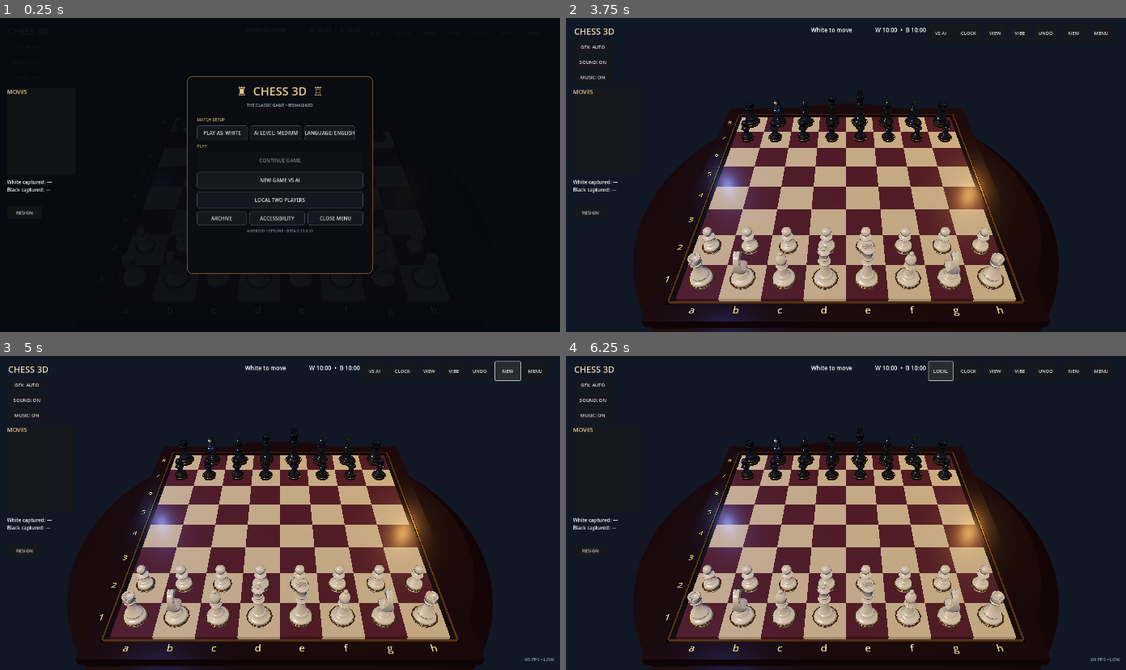
Above: before the commit, frames 1-4 (two rows, left to right).
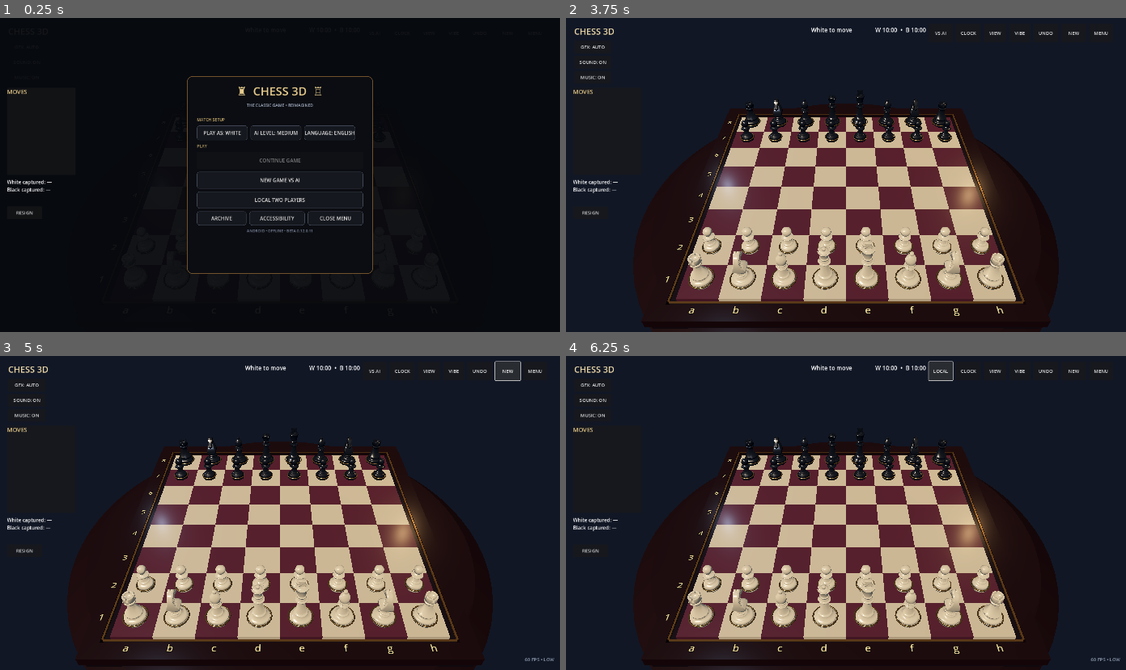
Above: after the commit, the same moments.

Repository: redxbox/chess-3d
Game: Godot game, scene res://src/main/main.tscn
Same seed, same stepped clock (60 frames per second), same inputs: the game is played once before the commit and once after it.
Inputs:
- Up to frame 1 (0.25 s): no input
- Up to frame 2 (3.75 s): click "PLAY AS: WHITE" at 0.5 s; click "PLAY AS: BLACK" at 1.25 s; click "PLAY AS: WHITE" at 2 s; click "PLAY AS: BLACK" at 2.75 s; click "NEW GAME VS AI" at 3.5 s
- Up to frame 3 (5 s): click "NEW" at 4.25 s
- Up to frame 4 (6.25 s): click "NEW" at 5 s; click "VS AI" at 5.75 s

The runs differ from the first frame. In frame 1, less than 0.1% of the frame differs, in the area x 55-56%, y 67-69%; in frame 2, 1.3%, in the area x 21-79%, y 24-87%; in frame 3, 1.3%; in frame 4, 1.3%.

Commit message:
Refine premium piece materials and studio lighting
Co-authored-by: arena-agent <297053741+arena-agent@users.noreply.github.com>

Diff:
--- a/src/main/main.gd
+++ b/src/main/main.gd
@@ -37,6 +37,9 @@
 var _mesh_cache: Dictionary = {}
 var _board_light_material: StandardMaterial3D
 var _board_dark_material: StandardMaterial3D
+var _piece_ivory_material: StandardMaterial3D
+var _piece_obsidian_material: StandardMaterial3D
+var _piece_gold_material: StandardMaterial3D
 var selected := Vector2i(-1, -1)
 var selected_moves: Array[Dictionary] = []
 var last_move: Dictionary = {}
@@ -109,6 +112,7 @@
 
 func _ready() -> void:
 	_setup_environment()
+	_setup_piece_materials()
 	decor_root.name = "EnvironmentDetails"
 	coordinates_root.name = "BoardCoordinates"
 	board.add_child(decor_root)
@@ -170,8 +174,8 @@
 	environment.background_mode = Environment.BG_COLOR
 	environment.background_color = Color("111725")
 	environment.ambient_light_source = Environment.AMBIENT_SOURCE_COLOR
-	environment.ambient_light_color = Color("7180a0")
-	environment.ambient_light_energy = 0.32
+	environment.ambient_light_color = Color("8993a4")
+	environment.ambient_light_energy = 0.38
 	environment.tonemap_mode = Environment.TONE_MAPPER_FILMIC
 	$WorldEnvironment.environment = environment
 	# Warm/cool studio rim lights create readable silhouettes without expensive
@@ -179,17 +183,31 @@
 	var warm_rim := OmniLight3D.new()
 	warm_rim.name = "WarmRimLight"
 	warm_rim.position = Vector3(5.5, 4.2, -4.0)
-	warm_rim.light_color = Color("ffb35f")
-	warm_rim.light_energy = 0.62
+	warm_rim.light_color = Color("e9bb82")
+	warm_rim.light_energy = 0.40
 	warm_rim.omni_range = 11.0
 	add_child(warm_rim)
 	var cool_rim := OmniLight3D.new()
 	cool_rim.name = "CoolRimLight"
 	cool_rim.position = Vector3(-5.0, 3.2, -3.5)
-	cool_rim.light_color = Color("789cff")
-	cool_rim.light_energy = 0.38
+	cool_rim.light_color = Color("9aacca")
+	cool_rim.light_energy = 0.27
 	cool_rim.omni_range = 10.0
 	add_child(cool_rim)
+
+
+func _setup_piece_materials() -> void:
+	# Create the three premium materials once. All 32 ModelInstances share these
+	# resources, preventing per-move allocations and shader recompilation.
+	_piece_ivory_material = _luxury_piece_material(Color("d8c9aa"), 0.31, 0.02)
+	_piece_ivory_material.metallic_specular = 0.46
+	_piece_ivory_material.clearcoat_roughness = 0.18
+	_piece_obsidian_material = _luxury_piece_material(Color("171d27"), 0.24, 0.16)
+	_piece_obsidian_material.metallic_specular = 0.72
+	_piece_obsidian_material.clearcoat_roughness = 0.13
+	_piece_gold_material = _luxury_piece_material(Color("c3a064"), 0.30, 0.88)
+	_piece_gold_material.metallic_specular = 0.58
+	_piece_gold_material.clearcoat_roughness = 0.22
 
 
 func _create_board() -> void:
@@ -295,22 +313,15 @@
 
 
 func _create_pieces() -> void:
-	_mesh_cache.clear()
 	for child in pieces_root.get_children():
 		child.queue_free()
-	# High-contrast crystal/onyx materials inspired by luxury glass sets. The
-	# supplied reference sheet is not a tileable texture, so its visual language
-	# is reproduced with mobile-friendly PBR materials and gold accent geometry.
-	var crystal := _luxury_piece_material(Color("d8d1c2"), 0.28, 0.04)
-	var onyx := _luxury_piece_material(Color("202631"), 0.18, 0.38)
-	var gold := _luxury_piece_material(Color("c58a32"), 0.20, 0.82, false)
 	var names := {"p": "pawn", "r": "rook", "n": "knight", "b": "bishop", "q": "queen", "k": "king"}
 	for rank in BOARD_SIZE:
 		for file in BOARD_SIZE:
 			var code: String = game.board[rank][file]
 			if code != "":
 				var is_white := code == code.to_upper()
-				_add_piece(names[code.to_lower()], file, rank, is_white, crystal if is_white else onyx, gold)
+				_add_piece(names[code.to_lower()], file, rank, is_white, _piece_ivory_material if is_white else _piece_obsidian_material, _piece_gold_material)
 
 
 func _add_piece(kind: String, file: int, rank: int, is_white: bool, material: Material, accent: Material) -> void:
@@ -355,7 +366,7 @@
 
 func _add_torus(parent: Node3D, radius: float, tube: float, y: float, material: Material) -> void:
 	var mesh_instance := MeshInstance3D.new()
-	var segments := 12 if _effective_graphics_quality() == "low" else (18 if _effective_graphics_quality() == "medium" else 24)
+	var segments := 16 if _effective_graphics_quality() == "low" else (24 if _effective_graphics_quality() == "medium" else 32)
 	var key := "torus:%s:%s:%d:%d" % [radius, tube, segments, material.get_instance_id()]
 	if not _mesh_cache.has(key):
 		var created := TorusMesh.new()
@@ -573,7 +584,7 @@
 	tools.add_child(_close_menu_button)
 
 	var version := Label.new()
-	version.text = "ANDROID • OFFLINE • BETA 0.12.0.10"
+	version.text = "ANDROID • OFFLINE • BETA 0.12.0.11"
 	version.horizontal_alignment = HORIZONTAL_ALIGNMENT_CENTER
 	version.add_theme_font_size_override("font_size", 13)
 	version.add_theme_color_override("font_color", Color(0.48, 0.52, 0.61, 1))
@@ -792,7 +803,7 @@
 
 func _create_information_windows() -> void:
 	_tutorial_window = _information_window("HOW TO PLAY", "[font_size=24][b]QUICK START[/b][/font_size]\n\n1. Tap one of y …(409 unchanged characters)…
-	_about_window = _information_window("ABOUT & LICENSES", "[font_size=24][b]Chess 3D  •  Version 0.12.0 Beta 10[/b][/font_size]\n\nAn offline-first 3D  …(505 unchanged characters)…
+	_about_window = _information_window("ABOUT & LICENSES", "[font_size=24][b]Chess 3D  •  Version 0.12.0 Beta 11[/b][/font_size]\n\nAn offline-first 3D  …(505 unchanged characters)…
 
 
 func _information_window(title: String, content: String) -> Window:
--- a/src/main/main.tscn
+++ b/src/main/main.tscn
@@ -11,17 +11,19 @@
 
 [node name="KeyLight" type="DirectionalLight3D" parent="."]
 rotation_degrees = Vector3(-55, -35, 0)
-light_color = Color(1, 0.88, 0.72, 1)
-light_energy = 0.62
+light_color = Color(1, 0.92, 0.82, 1)
+light_energy = 0.68
 shadow_enabled = true
+shadow_bias = 0.035
+shadow_normal_bias = 1.1
 directional_shadow_max_distance = 24.0
 directional_shadow_fade_start = 0.75
 
 [node name="FillLight" type="OmniLight3D" parent="."]
 position = Vector3(-4, 5, 3)
 omni_range = 12.0
-light_color = Color(0.35, 0.52, 1, 1)
-light_energy = 0.52
+light_color = Color(0.62, 0.7, 0.84, 1)
+light_energy = 0.38
 shadow_enabled = false
 
 [node name="CameraRig" type="Node3D" parent="."]
Not shown, changed: export_presets.cfg
Not shown, changed: .github/workflows/ci.yml
